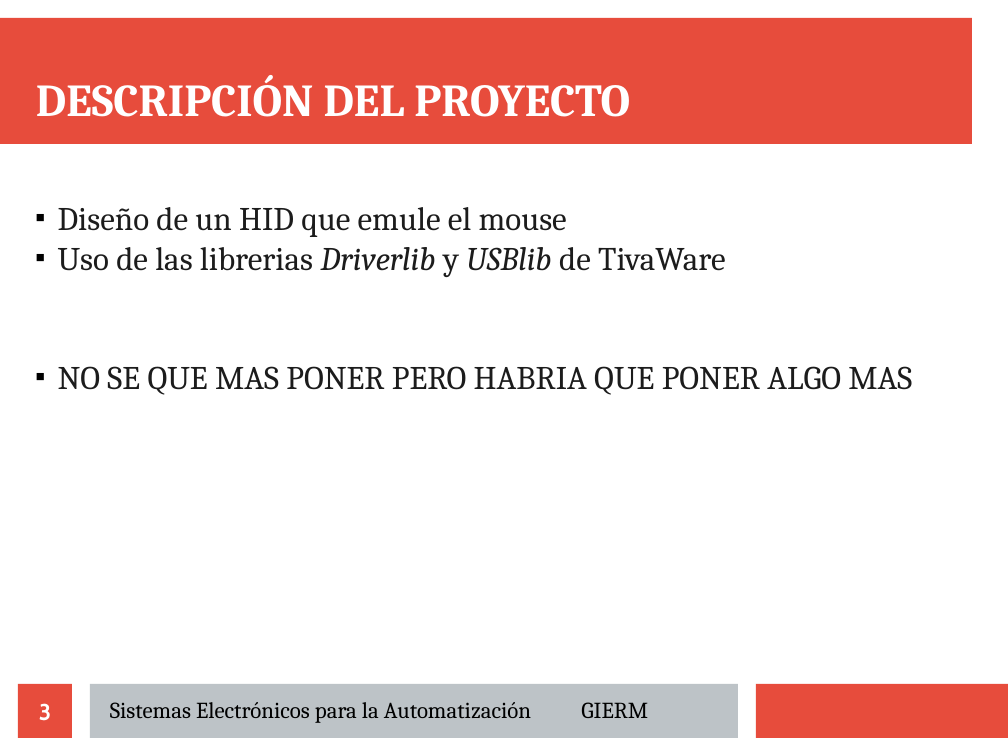
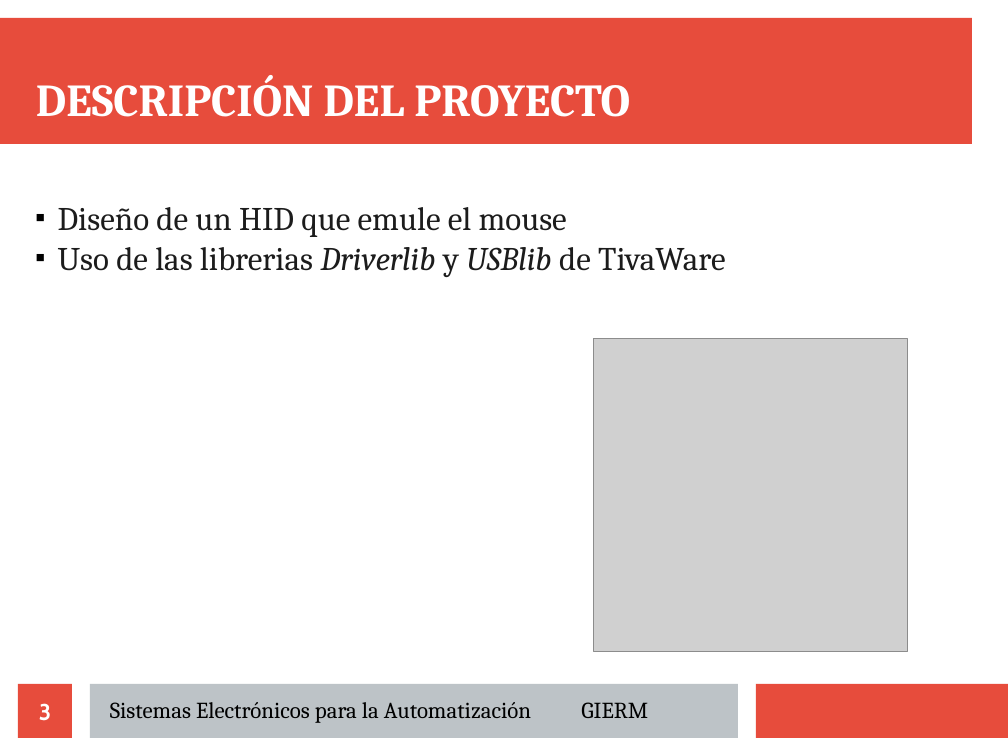
Before and after one commit to Richard-Haes-Ellis/Tiwiimo, a slide deck: slide 3 of docs/presentacion/defensa.odp. Drawn at 1008x756 pixels with LibreOffice and Linux fonts; fonts in the diff are those of the drawing; grey boxes stand for pictures. Boxes give left, top, right and bottom in pixels: in the first picture for what was removed or moved away, otherwise in the second. Text is boxed around its words. In the diff, an @@ line names an element or a change of style, - is before the commit and + after.

Commit message:
lo de la defensa

```diff
--- a/docs/presentacion/defensa.odp
+++ b/docs/presentacion/defensa.odp
@@ picture added at <box>595,338,908,652</box> @@
@@ text at <box>58,366,912,395</box>: paragraph removed @@
-■ NO SE QUE MAS PONER PERO HABRIA QUE PONER ALGO MAS
```
